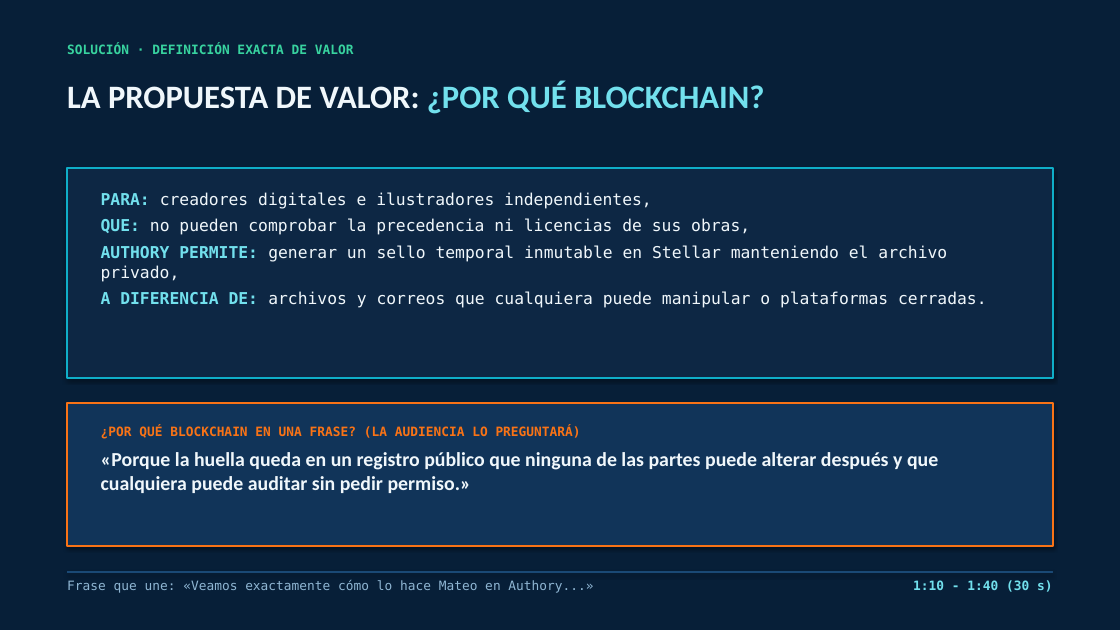
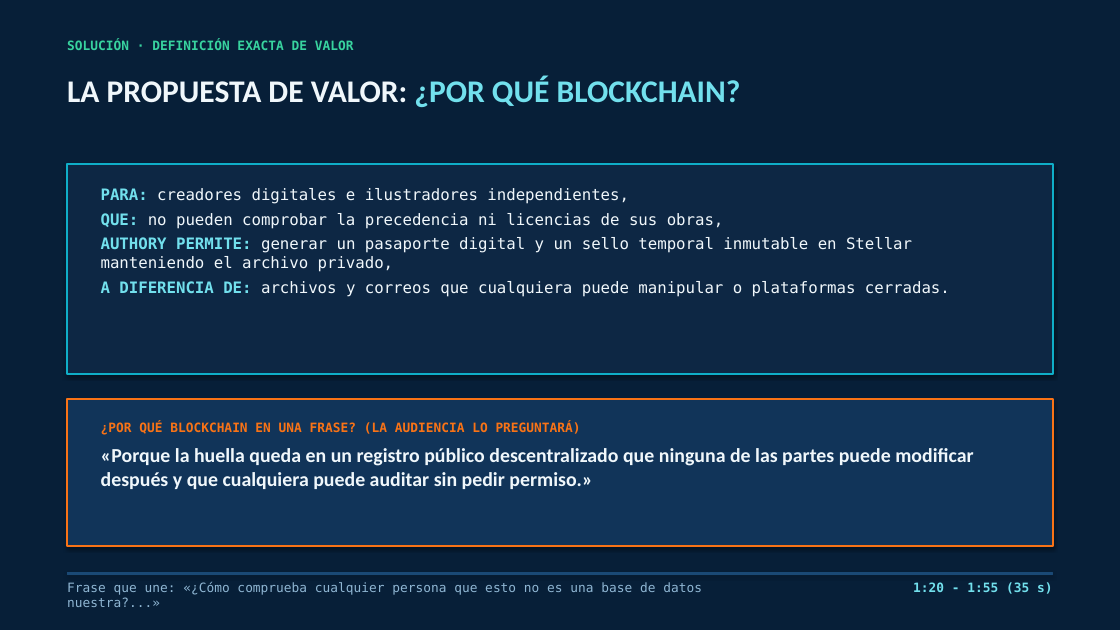
Before and after one commit to aeh-bonilla/authority, a slide deck: slide 4 of docs/semana5/Authory_Demo_Day_Stellar.pptx. Drawn at 1120x630 pixels with LibreOffice and Linux fonts; fonts in the diff are those of the drawing. Boxes give left, top, right and bottom in pixels: in the first picture for what was removed or moved away, otherwise in the second. Text is boxed around its words. In the diff, an @@ line names an element or a change of style, - is before the commit and + after.

```diff
--- a/docs/semana5/Authory_Demo_Day_Stellar.pptx
+++ b/docs/semana5/Authory_Demo_Day_Stellar.pptx
@@ text "SOLUCIÓN · DEFINICIÓN EXACTA DE ...": place and size @@
-text "SOLUCIÓN · DEFINICIÓN EXACTA DE ..." at (67,44,354,54)
+text "SOLUCIÓN · DEFINICIÓN EXACTA DE ..." at (67,40,354,50)
@@ text "LA PROPUESTA DE VALOR: ¿POR ..." at (67,76,741,107): size 28 to 27 pt @@
@@ rectangle: place and size @@
-rectangle at (67,168,1053,378)
+rectangle at (67,164,1053,374)
@@ text at (101,188,950,297): size 14 to 13.5 pt in "PARA: creadores digitales e ilustradores independientes,", "QUE: no pueden comprobar la precedencia ni ...", "A DIFERENCIA DE: archivos y correos que ..."; less space between paragraphs @@
@@ text at (101,237,912,272): text changed; size 14 to 13.5 pt @@
-AUTHORY PERMITE: generar un sello temporal inmutable en Stellar manteniendo el archivo privado,
+AUTHORY PERMITE: generar un pasaporte digital y un sello temporal inmutable en Stellar manteniendo el archivo privado,
@@ rectangle: place and size @@
-rectangle at (67,403,1053,546)
+rectangle at (67,399,1053,546)
@@ text at (101,448,973,489): text changed @@
-«Porque la huella queda en un registro público que ninguna de las partes puede alterar después y que cualquiera puede auditar sin pedir permiso.»
+«Porque la huella queda en un registro público descentralizado que ninguna de las partes puede modificar después y que cualquiera puede auditar sin pedir permiso.»
@@ text at (67,582,702,607): text changed @@
-Frase que une: «Veamos exactamente cómo lo hace Mateo en Authory...»
+Frase que une: «¿Cómo comprueba cualquier persona que esto no es una base de datos nuestra?...»
@@ text at (913,582,1052,594): text changed @@
-1:10 - 1:40 (30 s)
+1:20 - 1:55 (35 s)
```
Also in this commit, not shown: 7 other slides changed, 1 slide added, 3 other files.
